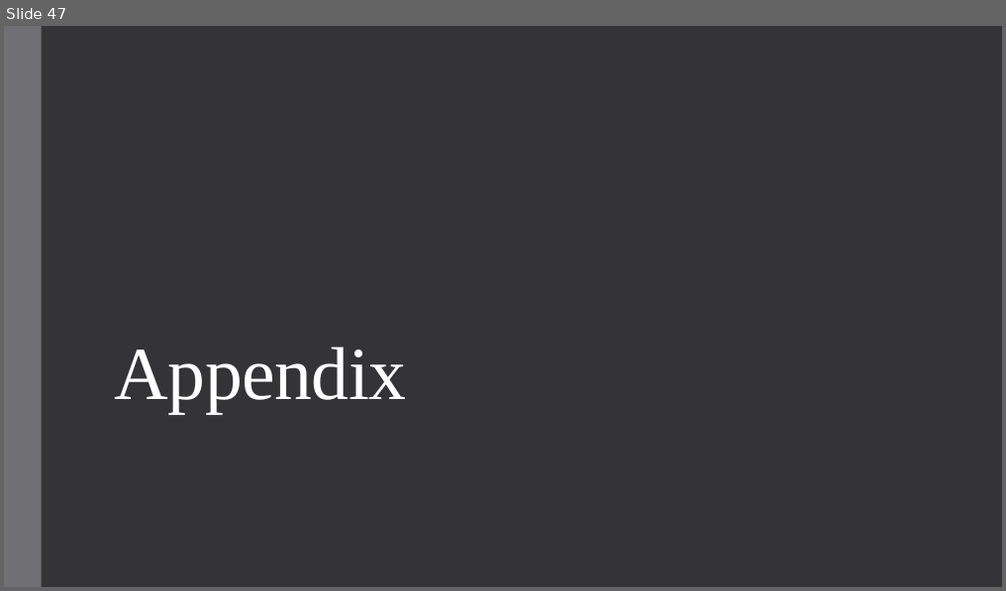
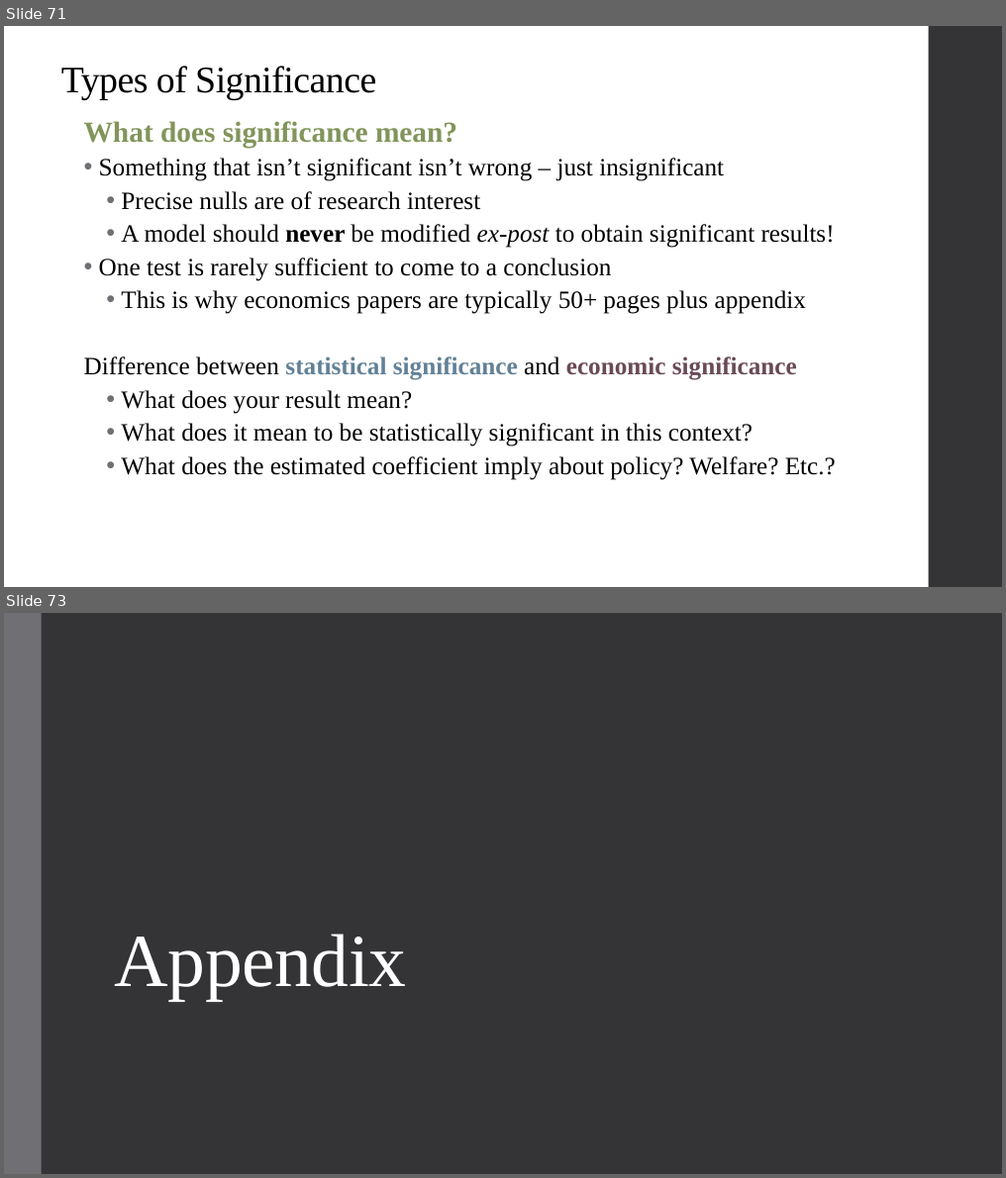
Before and after one commit to alex-hoagland/HAD5744, a slide deck: Lecture02_UnivariateOLS/Lecture2_OLS.pptx. Shown one above the other, each under a label of ours: slide 47 before the commit, slides 71 and 73 after it; the slides between them are not shown. The pictures are 1006x591 and 1006x1178 pixels, drawn with LibreOffice and Linux fonts; fonts in the diff are those of the drawing. Boxes give left, top, right and bottom in pixels: in the first picture for what was removed or moved away, otherwise in the second. Text is boxed around its words. In the diff, an @@ line names an element or a change of style, - is before the commit and + after.

```diff
--- a/Lecture02_UnivariateOLS/Lecture2_OLS.pptx
+++ b/Lecture02_UnivariateOLS/Lecture2_OLS.pptx
@@ slide 71 added at <box>4,26,1002,587</box>, background #FFFFFF @@
@@ rectangle added at <box>929,26,1002,587</box>, fill #353537 @@
@@ title added at <box>61,66,376,100</box>, 36 pt, text #000000 @@
+Types of Significance
@@ text added at <box>84,121,836,480</box>, 24 pt, text #000000 @@
+  What does significance mean?
+  • Something that isn’t significant isn’t wrong – just insignificant
+    • Precise nulls are of research interest
+    • A model should never be modified ex-post to obtain significant results!
+  • One test is rarely sufficient to come to a conclusion
+    • This is why economics papers are typically 50+ pages plus appendix
+  Difference between statistical significance and economic significance
+    • What does your result mean?
+    • What does it mean to be statistically significant in this context?
+    • What does the estimated coefficient imply about policy? Welfare? Etc.?
@@ what was slide 47 is now slide 73 @@
```
Also in this commit, not shown: 4 slides changed, 26 other slides added, 1 slide removed, 5 other files.
